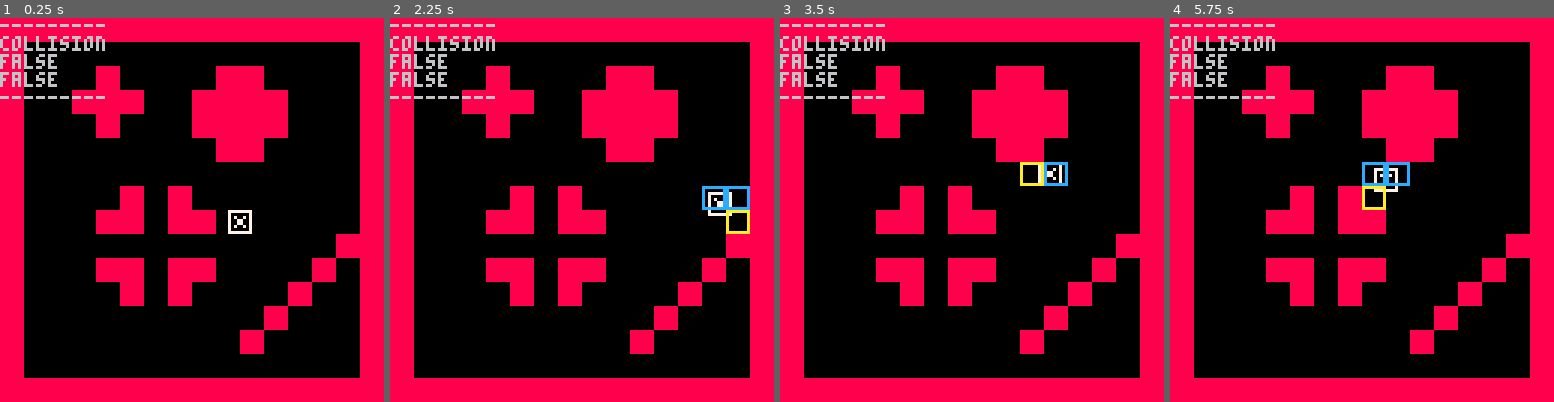
Above: before the commit, frames 1-4 (left to right).
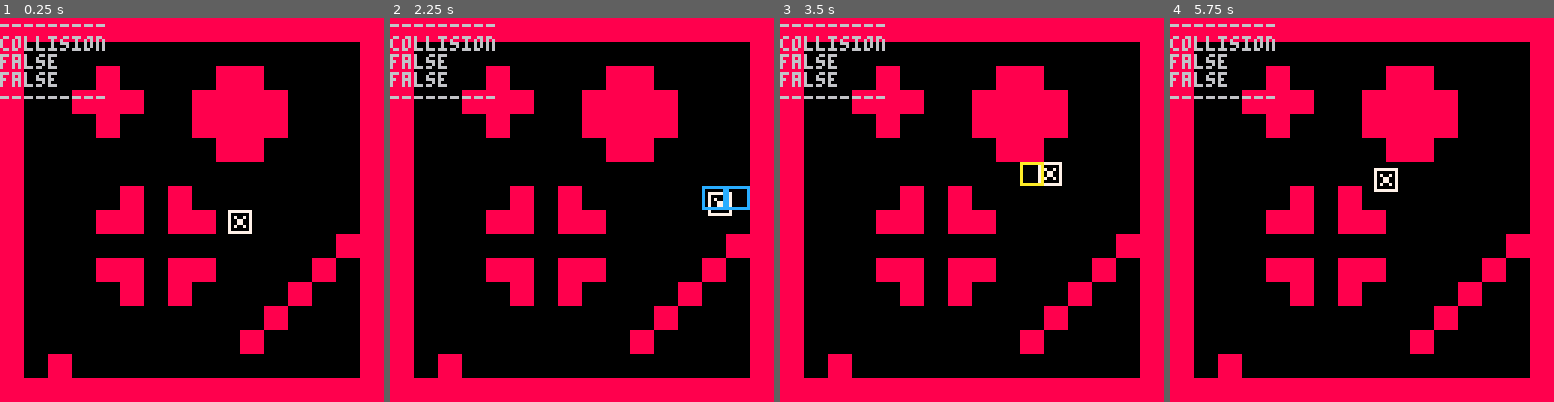
Above: after the commit, the same moments.

Repository: mRamiroGonzalez/pico8-block-collisions
Game: PICO-8 cartridge block_collisions.p8
Two runs of this game, one before a commit and one after it. Both use one fixed random seed, a clock stepped at 60 frames per second and the inputs below.
Inputs:
- Up to frame 1 (0.25 s): no input
- Up to frame 2 (2.25 s): hold Right 1.6-2.1 s; hold Up from 2.15 s (still down)
- Up to frame 3 (3.5 s): release Up at 2.42 s; hold Right 2.47-3.03 s; hold Left from 3.08 s (still down)
- Up to frame 4 (5.75 s): release Left at 3.58 s; hold Down 3.63-3.97 s; hold Right 4.02-4.68 s; hold Up 4.73-5.03 s; hold Left 5.08-5.68 s; hold Down from 5.73 s (still down)

The runs differ from the first frame. In frame 1, 0.4% of the frame differs, in the area x 12-19%, y 87-94%; in frame 2, 0.6%; in frame 3, 0.6%; in frame 4, 0.9%, in the area x 12-63%, y 37-94%.

Commit message:
change speed with v_speed and h_speed change futur_p with p.dx and p.xy

Diff:
--- a/block_collisions.p8
+++ b/block_collisions.p8
@@ -11,16 +11,16 @@
 end
 
 function _init()
-  speed = 2
   p = {
     x = 76, y = 64,
+    dx = 0, dy = 0,
     w = 8, h = 8,
     sp = 0,
     mvt_h = 0,
-    mvt_v = 0
+    mvt_v = 0,
+    v_speed = 2,
+    h_speed = 2
   }
-  blocks_to_check_v = {}
-  blocks_to_check_h = {}
 end
 
 function block(px, py)
@@ -55,7 +55,7 @@
 end
 
 function blocks_below(e, blocks_to_check)
-  add(blocks_to_check, block(e.x, e.y+e.h))
+  add(blocks_to_check, block(e.x, e.y + e.h))
   if ((e.x % e.w) != 0) add (blocks_to_check, block(e.x + e.w, e.y + e.h))
   return blocks_to_check
 end
@@ -83,16 +83,22 @@
 
 function box_collide_v(e)
   blocks_to_check_v = {}
-  if (e.mvt_v == -1) blocks_to_check_v = blocks_top(e, blocks_to_check_v)
-  if (e.mvt_v == 1)  blocks_to_check_v = blocks_below(e, blocks_to_check_v)
-  return check_collision(blocks_to_check_v, e)
+  local futur_e_v = copy_table(e)
+  futur_e_v.y += futur_e_v.dy
+
+  if (futur_e_v.mvt_v == -1) blocks_to_check_v = blocks_top(futur_e_v, blocks_to_check_v)
+  if (futur_e_v.mvt_v == 1)  blocks_to_check_v = blocks_below(futur_e_v, blocks_to_check_v)
+  return check_collision(blocks_to_check_v, futur_e_v)
 end
 
 function box_collide_h(e)
   blocks_to_check_h = {}
-  if (e.mvt_h == 1)  blocks_to_check_h = blocks_front(e, blocks_to_check_h)
-  if (e.mvt_h == -1) blocks_to_check_h = blocks_back(e, blocks_to_check_h)
-  return check_collision(blocks_to_check_h, e)
+  local futur_e_h = copy_table(e)
+  futur_e_h.x += futur_e_h.dx
+
+  if (futur_e_h.mvt_h == 1)  blocks_to_check_h = blocks_front(futur_e_h, blocks_to_check_h)
+  if (futur_e_h.mvt_h == -1) blocks_to_check_h = blocks_back(futur_e_h, blocks_to_check_h)
+  return check_collision(blocks_to_check_h, futur_e_h)
 end
 
 function sp_to_rect(e)
@@ -104,53 +110,53 @@
   return r
 end
 
-function vertical_controls()
-  local futur_p_v = copy_table(p)
+function vertical_controls(p)
+  p.dy = 0
   p.mvt_v = 0
 
   if(btn(2)) then
-    futur_p_v.y -= speed
-    futur_p_v.mvt_v = -1
+    p.dy = -p.v_speed
+    p.mvt_v = -1
   end
   if(btn(3)) then
-    futur_p_v.y += speed
-    futur_p_v.mvt_v = 1
-  end
-
-  v_col = box_collide_v(futur_p_v)
+    p.dy = p.v_speed
+    p.mvt_v = 1
+  end
+
+  v_col = box_collide_v(p)
+
+  if (p.y % 8 != 0) and v_col then
+    if(p.mvt_v == -1 and p.mvt_h == 0) p.y -= (p.y % 8)
+    if(p.mvt_v == 1  and p.mvt_h == 0) p.y += 8 - (p.y % 8)
+  end
+
   if (not v_col) then
-    p.y = futur_p_v.y
-    p.mvt_v = futur_p_v.mvt_v
-  end
-
-  if (p.y % 8 != 0) and v_col then
-    if(futur_p_v.mvt_v == -1 and futur_p_v.mvt_h == 0) p.y -= (p.y % 8)
-    if(futur_p_v.mvt_v == 1  and futur_p_v.mvt_h == 0) p.y += 8 - (p.y % 8)
-  end
-end
-
-function horizontal_controls()
-  local futur_p_h = copy_table(p)
+    p.y += p.dy
+  end
+end
+
+function horizontal_controls(p)
+  p.dx = 0
   p.mvt_h = 0
 
   if(btn(0)) then
-    futur_p_h.x -= speed
-    futur_p_h.mvt_h = -1
+    p.dx = -p.h_speed
+    p.mvt_h = -1
   end
   if(btn(1)) then
-    futur_p_h.x += speed
-    futur_p_h.mvt_h = 1
-  end
-
-  h_col = box_collide_h(futur_p_h)
+    p.dx = p.h_speed
+    p.mvt_h = 1
+  end
+
+  h_col = box_collide_h(p)
+
+  if (p.x % 8 != 0) and h_col then
+    if(p.mvt_h == 1  and p.mvt_v == 0) p.x += 8 - (p.x % 8)
+    if(p.mvt_h == -1 and p.mvt_v == 0) p.x -= (p.x % 8)
+  end
+
   if (not h_col) then
-    p.x = futur_p_h.x
-    p.mvt_h = futur_p_h.mvt_h
-  end
-
-  if (p.x % 8 != 0) and h_col then
-    if(futur_p_h.mvt_h == 1  and futur_p_h.mvt_v == 0) p.x += 8 - (p.x % 8)
-    if(futur_p_h.mvt_h == -1 and futur_p_h.mvt_v == 0) p.x -= (p.x % 8)
+    p.x += p.dx
   end
 end
 
@@ -164,12 +170,14 @@
 end
 
 function _update()
-  update_from_controls()
-end
-
-function update_from_controls()
-  vertical_controls()
-  horizontal_controls()
+  update_from_controls(p)
+end
+
+function update_from_controls(p)
+ p.mvt_v = 0
+ p.mvt_h = 0
+ horizontal_controls(p)
+ vertical_controls(p)
 end
 
 function copy_table(from)
@@ -326,7 +334,7 @@
 010000000001000100000000010000010f0f0f0f0f0f0f0f0f0f0f0f0f0f0f0f0f0f0f0f0f0f0f0f0f0f0f0f0f0f0f0f0f0f0f0f0f0f0000000000000000000000000000000000000000000000000000000000000000000000000000000000000000000000000000000000000000000000000000000000000000000000000000
 010000000000000000000001000000010f0f0f0f0f0f0f0f0f0f0f0f0f0f0f0f0f0f0f0f0f0f0f0f0f0f0f0f0f0f0f0f0f0f0f0f0f0f0000000000000000000000000000000000000000000000000000000000000000000000000000000000000000000000000000000000000000000000000000000000000000000000000000
 010000000000000000000100000000010f0f0f0f0f0f0f0f0f0f0f0f0f0f0f0f0f0f0f0f0f0f0f0f0f0f0f0f0f0f0f0f0f0f0f0f0f0f0000000000000000000000000000000000000000000000000000000000000000000000000000000000000000000000000000000000000000000000000000000000000000000000000000
-01000f0f0f0f0f0000000000000000010f0f0f0f0f0f0f0f0f0f0f0f0f0f0f0f0f0f0f0f0f0f0f0f0f0f0f0f0f0f0f0f0f0f0f0f0f0f0000000000000000000000000000000000000000000000000000000000000000000000000000000000000000000000000000000000000000000000000000000000000000000000000000
+010f010f0f0f0f0000000000000000010f0f0f0f0f0f0f0f0f0f0f0f0f0f0f0f0f0f0f0f0f0f0f0f0f0f0f0f0f0f0f0f0f0f0f0f0f0f0000000000000000000000000000000000000000000000000000000000000000000000000000000000000000000000000000000000000000000000000000000000000000000000000000
 010101010101010101010101010101010f0f0f0f0f0f0f0f0f0f0f0f0f0f0f0f0f0f0f0f0f0f0f0f0f0f0f0f0f0f0f0f0f0f0f0f0f0f0000000000000000000000000000000000000000000000000000000000000000000000000000000000000000000000000000000000000000000000000000000000000000000000000000
 0f0f0f0f0f0f0f0f0f0f0f0f0f0f0f0f0f0f0f0f0f0f0f0f0f0f0f0f0f0f0f0f0f0f0f0f0f0f0f0f0f0f0f0f0f0f0f0f0f0f0f0f0f0f0000000000000000000000000000000000000000000000000000000000000000000000000000000000000000000000000000000000000000000000000000000000000000000000000000
 0f300f0f0f0f0f0f0f0f0f0f0f0f0f0f0f0f0f0f0f0f0f0f0f0f0f0f0f0f0f0f0f0f0f0f0f0f0f0f0f0f0f0f0f0f0f0f0f0f0f0f0f0f0000000000000000000000000000000000000000000000000000000000000000000000000000000000000000000000000000000000000000000000000000000000000000000000000000
